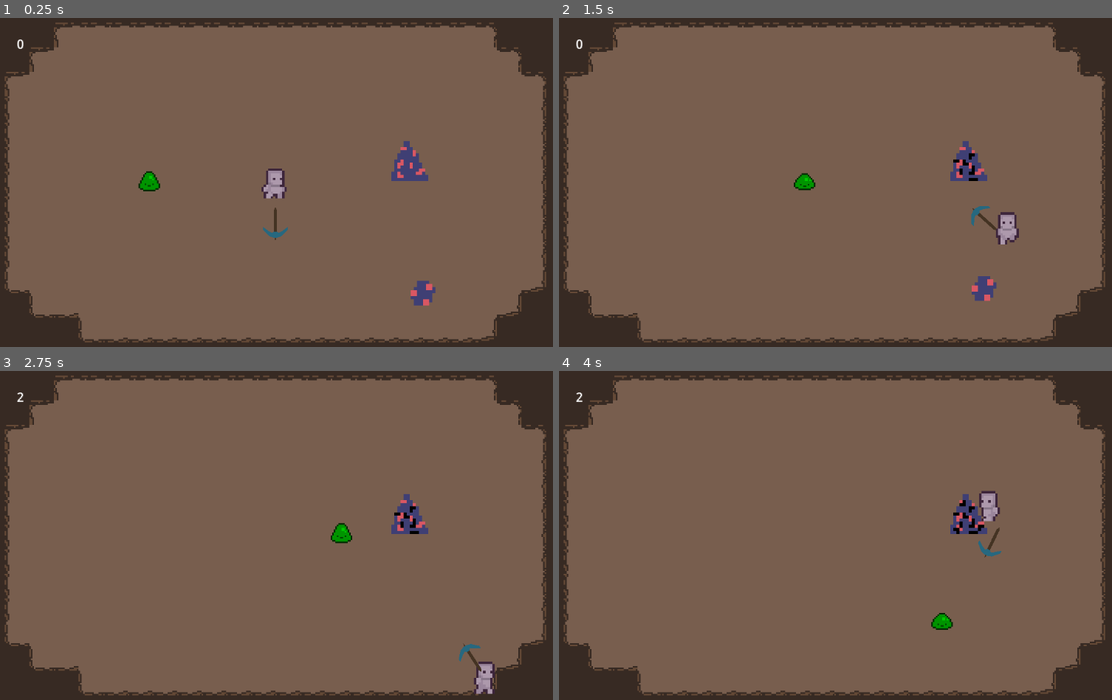
Above: before the commit, frames 1-4 (two rows, left to right).
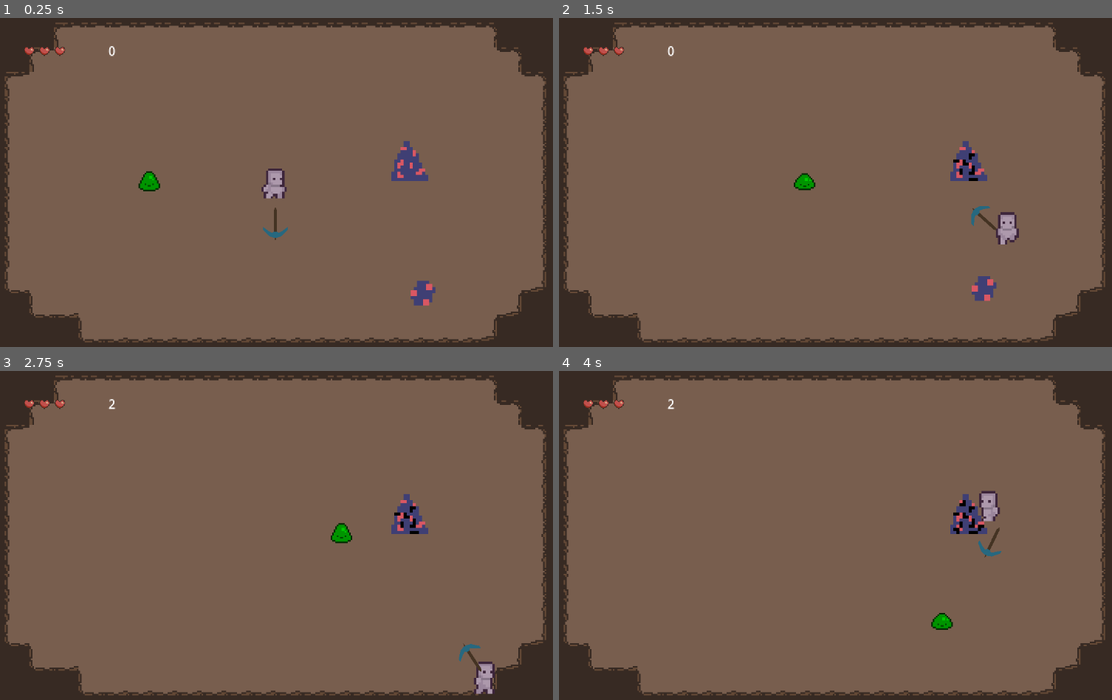
Above: after the commit, the same moments.

Repository: noahstelmak/dig-dig-down
Game: Godot game, scene res://floor_i.tscn
Two runs of this game, one before a commit and one after it. Both use one fixed random seed, a clock stepped at 60 frames per second and the inputs below.
Inputs (mouse positions are in pixels of both pictures, inside the frame that each line leads up to):
- Up to frame 1 (0.25 s): no input
- Up to frame 2 (1.5 s): tap Enter (ui_accept) at 0.5, 0.77 s; move the mouse to (962, 166) at 0.52 s; hold D (right) 0.53-1.28 s; click (962, 166) at 0.6 s; move the mouse to (713, 198) at 1.27 s; hold S (down) from 1.28 s (still down); click (713, 198) at 1.35 s
- Up to frame 3 (2.75 s): tap Enter (ui_accept) at 1.52 s; move the mouse to (331, 463) at 2.02 s; release S (down) at 2.03 s; hold D (right) from 2.03 s (still down); click (331, 463) at 2.1 s
- Up to frame 4 (4 s): move the mouse to (802, 601) at 2.77 s; release D (right) at 2.78 s; hold W (up) 2.78-3.53 s; click (802, 601) at 2.85 s; tap Enter (ui_accept) at 3.02, 3.77 s; move the mouse to (1012, 584) at 3.52 s; hold A (left) from 3.53 s (still down); click (1012, 584) at 3.6 s

The runs differ from the first frame. In frame 1, 0.2% of the frame differs, in the area x 3-21%, y 6-12%; in frame 2, 0.2%; in frame 3, 0.1%; in frame 4, 0.1%.

Commit message:
Health Container

Diff:
--- a/scenes/menu/ui.gd
+++ b/scenes/menu/ui.gd
@@ -1,6 +1,11 @@
 extends Control
 
 @onready var coinCounter = $CoinCounter;
+@onready var healthContainer = $HealthContainer;
 
 func _process(_delta):
-	coinCounter.text = str(Globals.COIN_ORE_COUNT)
+	coinCounter.text = str(Globals.COIN_ORE_COUNT);
+
+	for i in range(5):
+		var child = healthContainer.get_child(i)
+		child.visible = i < Globals.PLAYER_HEALTH
--- a/scenes/menu/ui.tscn
+++ b/scenes/menu/ui.tscn
@@ -1,6 +1,7 @@
-[gd_scene load_steps=2 format=3 uid="uid://c4dwj4jba3d35"]
+[gd_scene load_steps=3 format=3 uid="uid://c4dwj4jba3d35"]
 
 [ext_resource type="Script" path="res://scenes/menu/ui.gd" id="1_l7w21"]
+[ext_resource type="Texture2D" uid="uid://dfa6bpbycfq5n" path="res://assets/DwarvenDelve/Items/Heart.png" id="2_1ay48"]
 
 [node name="UI" type="Control"]
 layout_mode = 3
@@ -12,7 +13,54 @@
 
 [node name="CoinCounter" type="Label" parent="."]
 layout_mode = 0
-offset_right = 40.0
-offset_bottom = 23.0
+offset_left = 112.0
+offset_top = 9.0
+offset_right = 136.0
+offset_bottom = 32.0
 text = "00
 "
+horizontal_alignment = 1
+vertical_alignment = 1
+
+[node name="HealthContainer" type="HBoxContainer" parent="."]
+layout_mode = 0
+offset_left = 8.0
+offset_top = 8.0
+offset_right = 104.0
+offset_bottom = 32.0
+metadata/_edit_group_ = true
+
+[node name="TextureRect" type="TextureRect" parent="HealthContainer"]
+layout_mode = 2
+size_flags_horizontal = 4
+size_flags_vertical = 4
+texture = ExtResource("2_1ay48")
+stretch_mode = 2
+
+[node name="TextureRect2" type="TextureRect" parent="HealthContainer"]
+layout_mode = 2
+size_flags_horizontal = 4
+size_flags_vertical = 4
+texture = ExtResource("2_1ay48")
+stretch_mode = 2
+
+[node name="TextureRect3" type="TextureRect" parent="HealthContainer"]
+layout_mode = 2
+size_flags_horizontal = 4
+size_flags_vertical = 4
+texture = ExtResource("2_1ay48")
+stretch_mode = 2
+
+[node name="TextureRect4" type="TextureRect" parent="HealthContainer"]
+layout_mode = 2
+size_flags_horizontal = 4
+size_flags_vertical = 4
+texture = ExtResource("2_1ay48")
+stretch_mode = 2
+
+[node name="TextureRect5" type="TextureRect" parent="HealthContainer"]
+layout_mode = 2
+size_flags_horizontal = 4
+size_flags_vertical = 4
+texture = ExtResource("2_1ay48")
+stretch_mode = 2
